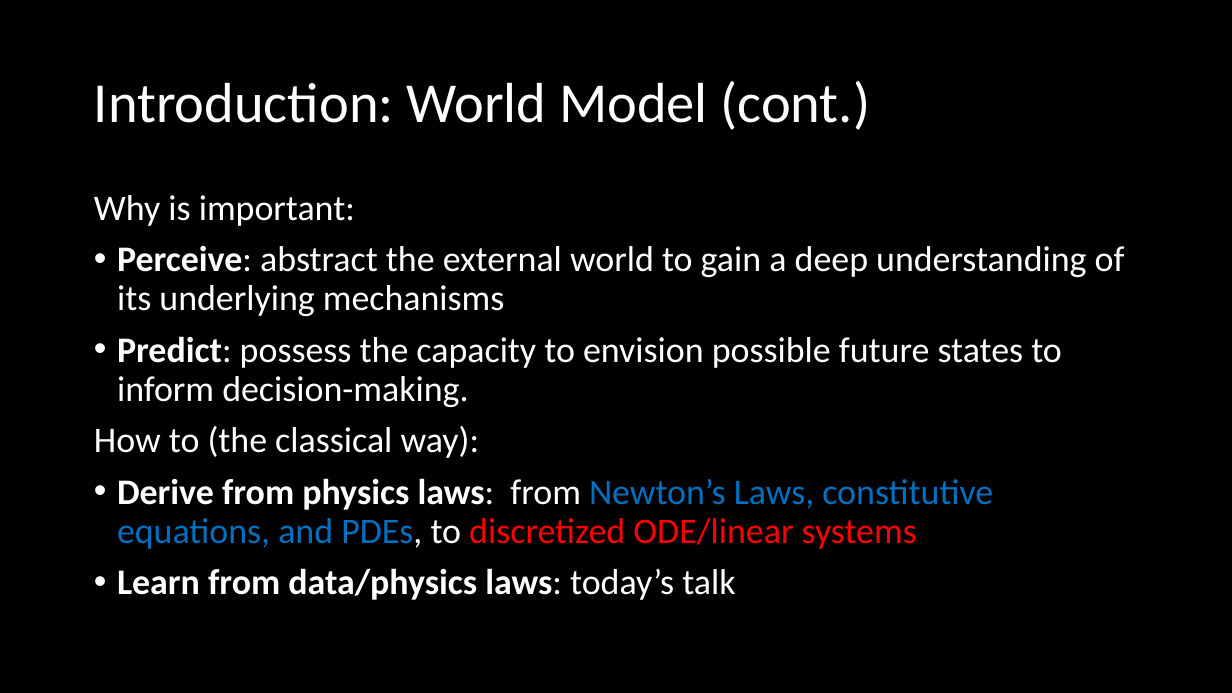
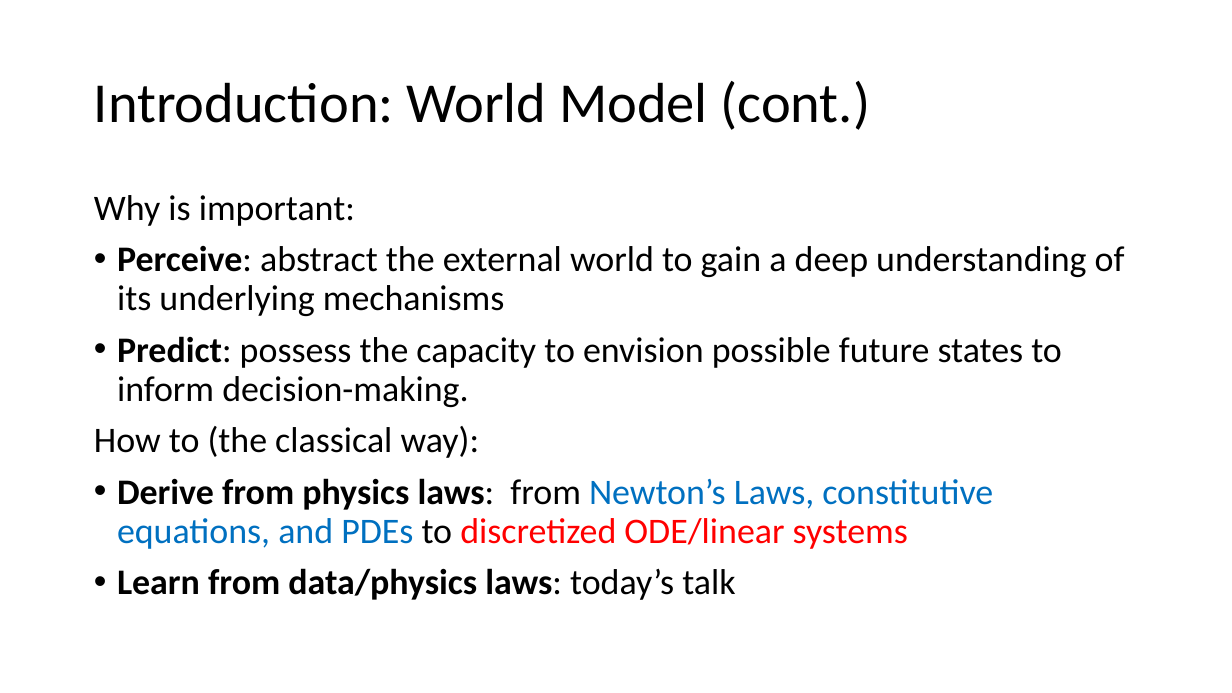
Before and after one commit to Adversarr/ai-for-sim-ustc-cg26, a slide deck: slide 6 of ai4s-cg-26.pptx (slide 5 before the commit). Drawn at 1232x693 pixels with LibreOffice and Linux fonts; fonts in the diff are those of the drawing. Boxes give left, top, right and bottom in pixels: in the first picture for what was removed or moved away, otherwise in the second. Text is boxed around its words. In the diff, an @@ line names an element or a change of style, - is before the commit and + after.

```diff
--- a/ai4s-cg-26.pptx
+++ b/ai4s-cg-26.pptx
@@ background #000000 to #FFFFFF @@
@@ title "Introduction: World Model (cont.)" at [94, 81, 871, 130]: text colour #FFFFFF to #000000 @@
@@ text at [94, 195, 1125, 600]: text colour #FFFFFF to #000000 in "Why is important:", "Perceive: abstract the external world to gain ...", "Predict: possess the capacity to envision possible ...", "How to (the classical way):" and 1 more places @@
@@ text at [117, 478, 993, 549]: text changed @@
-• Derive from physics laws: from Newton’s Laws, constitutive equations, and PDEs, to discretized ODE/linear systems
+• Derive from physics laws: from Newton’s Laws, constitutive equations, and PDEs to discretized ODE/linear systems
```
Also in this commit, not shown: 15 other slides changed, 2 slides added, 1 slide removed, 13 other files.
